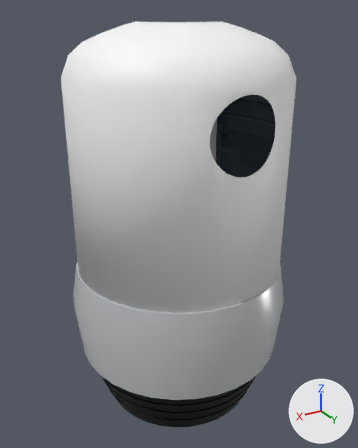
The Blender file Assets/Models/Pod.blend: old version first, new version second.
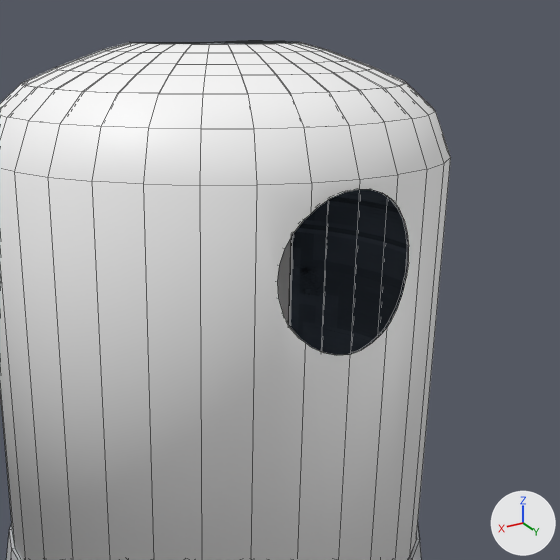
Each version is shown whole from a 50 mm lens placed at (1.862, 3.11, 1.249), pointed at (-0.002, 0.002, -0.305), then close up on the part from 20% to 98% of the width and 0% to 62% of the height. The lights are fixed; the arrows at lower right show +X, +Y and +Z. The close-ups show mesh edges as thin lines.

Names of what the first close-up shows: 'Sphere.005', 'Sphere.011_normalFixed.frozen'.
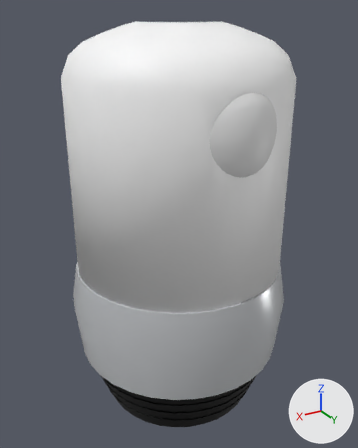
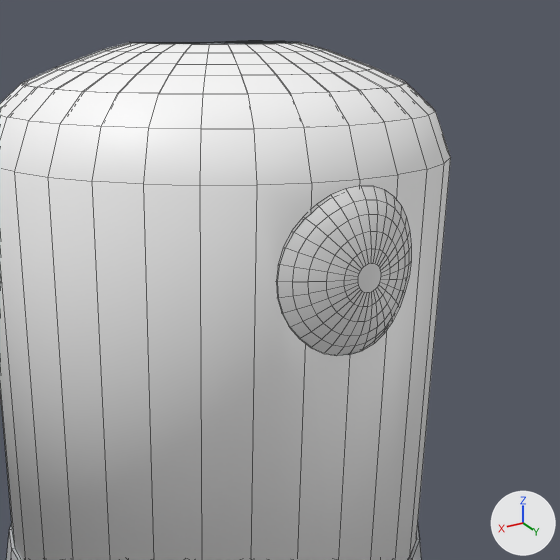
Edits to the bpy script that builds the scene:
```text
Add me_cone:
    me_cone.from_pydata(...)  # 192 vertices, 161 faces; spans x -0.83..0.83, y -0.83..0.83, z -0.19..0.17
    me_cone.polygons.foreach_set('use_smooth', [True] * 161)
Add ob_cone:
    ob_cone = bpy.data.objects.new('Cone', me_cone)
    ob_cone.location = (-0.005, 0.826, 0.558)
    ob_cone.rotation_euler = (-1.571, 0.0, 0.0)  # degrees (-90, 0, 0)
    ob_cone.scale = (0.309, 0.309, 0.309)
```

Boxes (x1, y1, x2, y2) around the edits, measured in the close-ups (560 x 560 px):
'Cone', added
    after: (277, 186, 411, 355)
